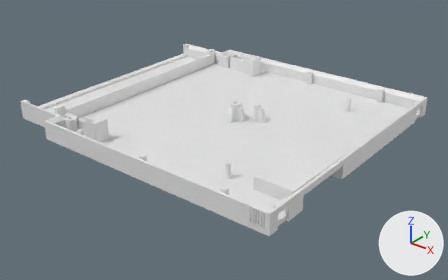
Before and after pictures for a commit that changed the Blender file nes/nes_cart_top.blend.
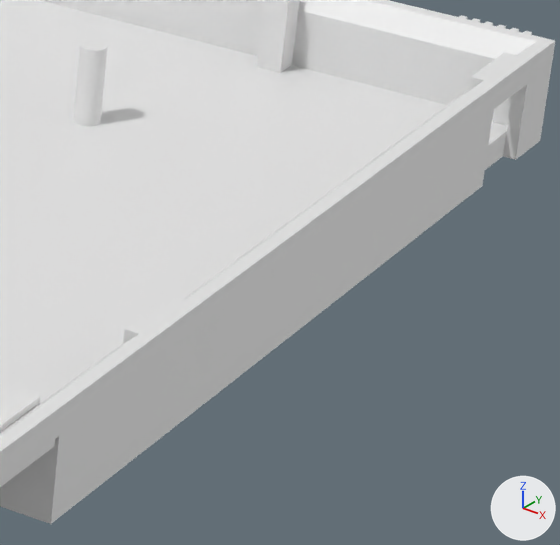
Each version appears first whole from a 50 mm camera at (273.1, -219.4, 126.7) aimed at (123.5, -32.3, 10.7), and next in a close-up on the part from 74% to 96% of the width and 32% to 65% of the height. The lights are fixed; the arrows at lower right show +X, +Y and +Z.
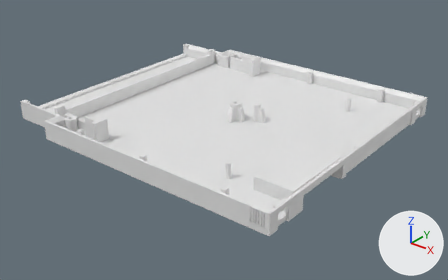
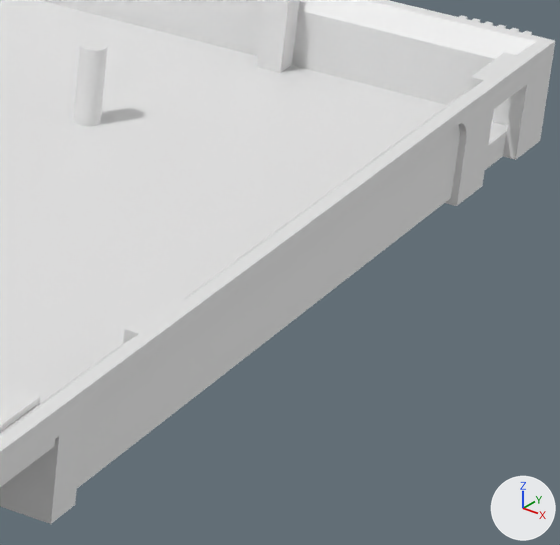
What changed in the scene script:
```text
Change me_cube_048:
    used by ob_cube_014; location = (244.27, 43.03, 8.0); rotation_euler = (0.0, 0.0, 3.142), in degrees (0, 0, 180); scale = (1.0, -1.0, 1.0)
    remove me_cube_048.from_pydata(...)  # 32 vertices, 22 faces; spans x 58.7..59.7, y -131.0..-12.0, z 12.0..18.0
    add me_cube_048.from_pydata(...)  # 68 vertices, 40 faces; spans x 58.7..59.7, y -131.0..-12.0, z 12.0..18.0
    me_cube_048 part 1
    2 faces are deleted
    18 vertices are added at x 58.7, y -83.0..-27.0, z 12.0..17.0
    18 new vertices lie (0.5, 0.0, 0.0) away from vertices in x 58.7, y -83.0..-27.0, z 12.0..17.0
    20 new faces join them
Change me_cube_072:
    used by ob_cube_018; location = (112.27, 9.53, 50.8); rotation_euler = (1.571, 0.0, 3.142), in degrees (90, 0, 180); scale = (1.0, -1.0, 1.0)
    remove me_cube_072.from_pydata(...)  # 56 vertices, 30 faces; spans x -73.3..60.7, y 30.8..32.8, z -97.5..21.5
    add me_cube_072.from_pydata(...)  # 164 vertices, 86 faces; spans x -73.3..60.7, y 30.8..32.8, z -97.5..21.5
    me_cube_072 part 2: 6 vertices moved from x -56.6..-56.3, y 32.8, z -78.2..-52.8 to x -56.6..-56.3, y 32.3, z -78.2..-52.8; 2 vertices removed from x -56.9, y 32.8, z -78.4..-52.6; 110 vertices added at x -73.3..60.7, y 30.8..32.8, z -78.5..6.5
```

What differs and where, as boxes [x1, y1, x2, y2] in the close-ups (560 x 545 px):
part 1 of me_cube_048, built on: before [450, 121, 469, 188]; after [451, 121, 469, 180]
part 2 of me_cube_072, built on: after [72, 179, 463, 506]
